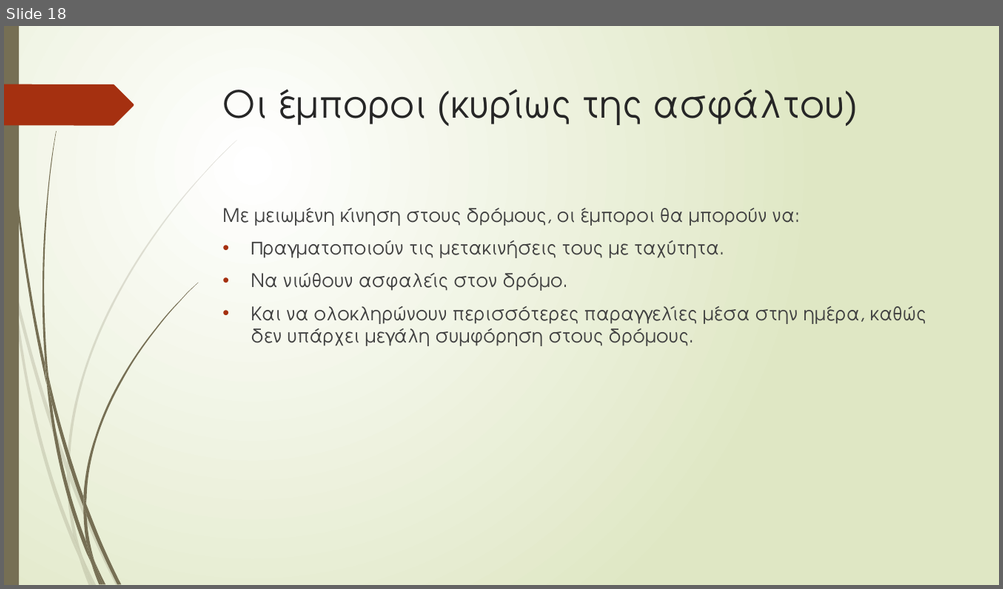
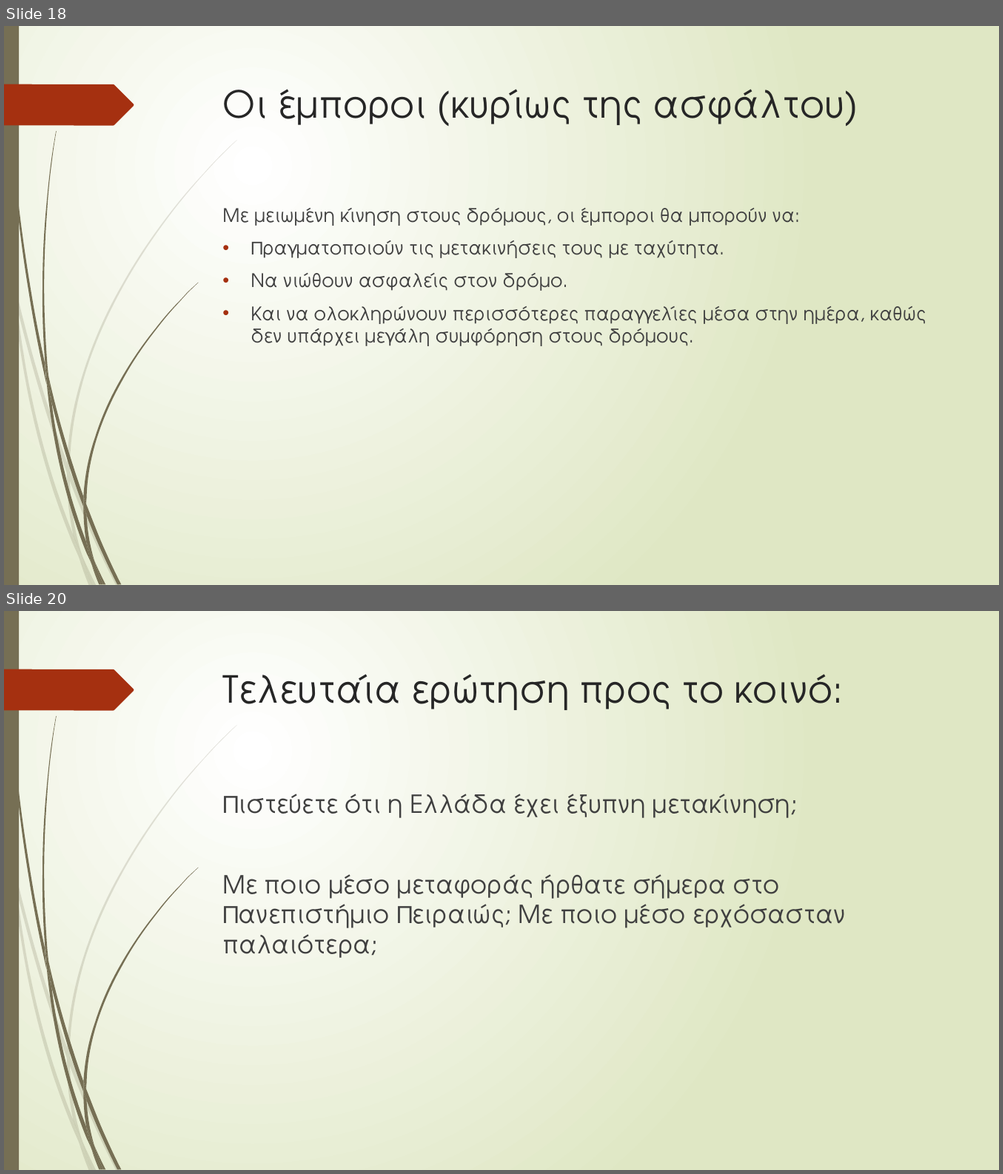
Before and after one commit to GeorgeMC2610/Contiki-Cooja-Simulations, a slide deck: final/p19204.pptx. Shown one above the other, each under a label of ours: slide 18 before the commit, slides 18 and 20 after it; the slides between them are not shown. The pictures are 1003x589 and 1003x1174 pixels, drawn with LibreOffice and Linux fonts; fonts in the diff are those of the drawing. Boxes give left, top, right and bottom in pixels: in the first picture for what was removed or moved away, otherwise in the second. Text is boxed around its words. In the diff, an @@ line names an element or a change of style, - is before the commit and + after.

```diff
--- a/final/p19204.pptx
+++ b/final/p19204.pptx
@@ slide 20 added at (4,611,999,1170), background gradient #FFFFFF to #DFE8C4; not listed: 24 template elements that a slide beside it also shows @@
@@ title added at (223,674,843,710), 36 pt, text #262626 @@
+Τελευταία ερώτηση προς το κοινό:
@@ text added at (222,794,845,958), 24 pt, text #404040 @@
+Πιστεύετε ότι η Ελλάδα έχει έξυπνη μετακίνηση;
+Με ποιο μέσο μεταφοράς ήρθατε σήμερα στο Πανεπιστήμιο Πειραιώς; Με ποιο μέσο ερχόσασταν παλαιότερα;
```
Also in this commit, not shown: 2 other slides added.
